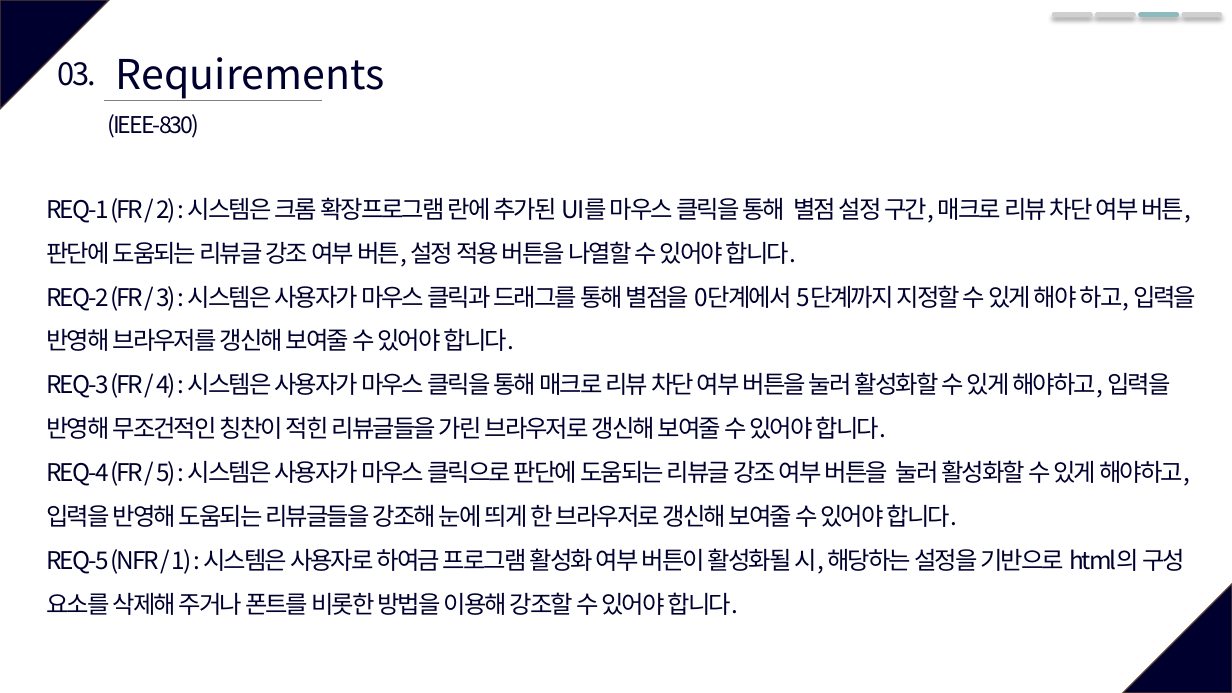
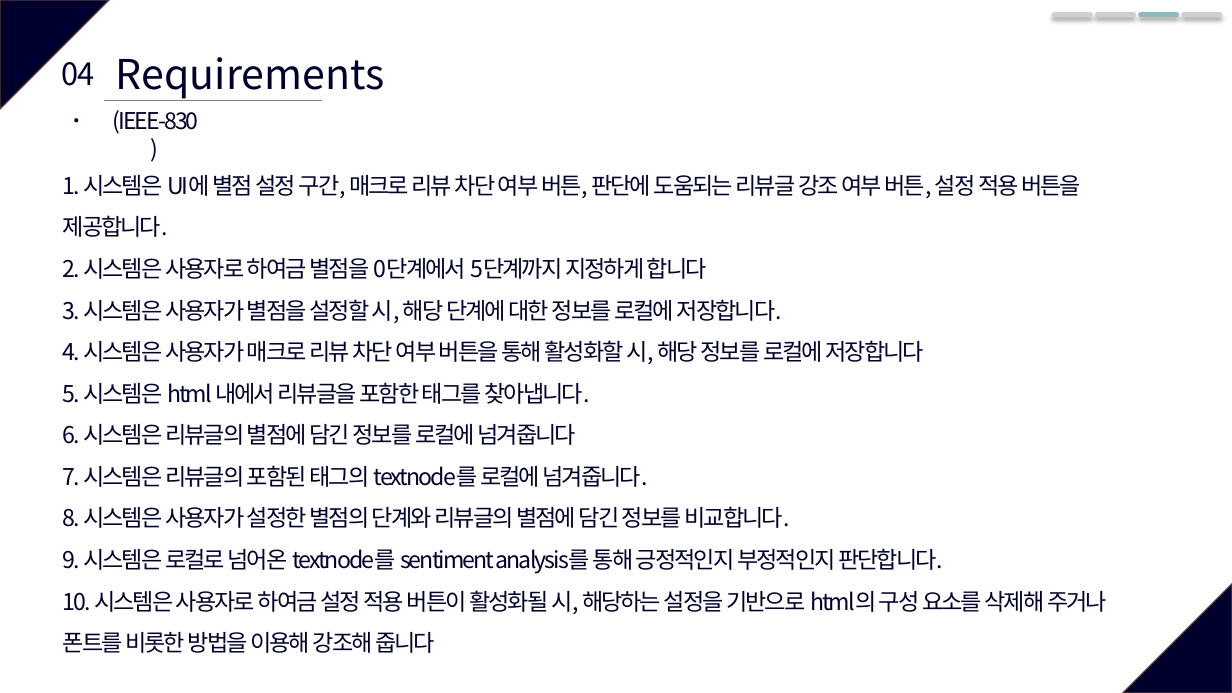
Before and after one commit to SWE-15-Team/Sentiment-Analysis-System, a slide deck: slide 8 of Checkpoint_1st.pptx (slide 9 before the commit). Drawn at 1232x693 pixels with LibreOffice and Linux fonts; fonts in the diff are those of the drawing. Boxes give left, top, right and bottom in pixels: in the first picture for what was removed or moved away, otherwise in the second. Text is boxed around its words. In the diff, an @@ line names an element or a change of style, - is before the commit and + after.

```diff
--- a/Checkpoint_1st.pptx
+++ b/Checkpoint_1st.pptx
@@ text at bbox=[62, 62, 94, 86]: text changed @@
-03.
+04.
@@ text "(IEEE-830)" at bbox=[112, 110, 198, 134]: alignment left to centre @@
@@ text at bbox=[63, 175, 1107, 653]: text changed; size 19 to 18 pt @@
-REQ-1 (FR / 2) : 시스템은 크롬 확장프로그램 란에 추가된 UI를 마우스 클릭을 통해 별점 설정 구간, 매크로 리뷰 차단 여부 버튼, 판단에 도움되는 리뷰글 강조 여부 버튼, 설정 적용 버튼을 나열할 수 있어야 합니다.
-REQ-2 (FR / 3) : 시스템은 사용자가 마우스 클릭과 드래그를 통해 별점을 0단계에서 5단계까지 지정할 수 있게 해야 하고, 입력을 반영해 브라우저를 갱신해 보여줄 수 있어야 합니다.
-REQ-3 (FR / 4) : 시스템은 사용자가 마우스 클릭을 통해 매크로 리뷰 차단 여부 버튼을 눌러 활성화할 수 있게 해야하고, 입력을 반영해 무조건적인 칭찬이 적힌 리뷰글들을 가린 브라우저로 갱신해 보여줄 수 있어야 합니다.
-REQ-4 (FR / 5) : 시스템은 사용자가 마우스 클릭으로 판단에 도움되는 리뷰글 강조 여부 버튼을 눌러 활성화할 수 있게 해야하고, 입력을 반영해 도움되는 리뷰글들을 강조해 눈에 띄게 한 브라우저로 갱신해 보여줄 수 있어야 합니다.
-REQ-5 (NFR / 1) : 시스템은 사용자로 하여금 프로그램 활성화 여부 버튼이 활성화될 시, 해당하는 설정을 기반으로 html의 구성 요소를 삭제해 주거나 폰트를 비롯한 방법을 이용해 강조할 수 있어야 합니다.
+1. 시스템은 UI에 별점 설정 구간, 매크로 리뷰 차단 여부 버튼, 판단에 도움되는 리뷰글 강조 여부 버튼, 설정 적용 버튼을 제공합니다.
+2. 시스템은 사용자로 하여금 별점을 0단계에서 5단계까지 지정하게 합니다
+3. 시스템은 사용자가 별점을 설정할 시, 해당 단계에 대한 정보를 로컬에 저장합니다.
+4. 시스템은 사용자가 매크로 리뷰 차단 여부 버튼을 통해 활성화할 시, 해당 정보를 로컬에 저장합니다
+5. 시스템은 html 내에서 리뷰글을 포함한 태그를 찾아냅니다.
+6. 시스템은 리뷰글의 별점에 담긴 정보를 로컬에 넘겨줍니다
+7. 시스템은 리뷰글의 포함된 태그의 textnode를 로컬에 넘겨줍니다.
+8. 시스템은 사용자가 설정한 별점의 단계와 리뷰글의 별점에 담긴 정보를 비교합니다.
+9. 시스템은 로컬로 넘어온 textnode를 sentiment analysis를 통해 긍정적인지 부정적인지 판단합니다.
+10. 시스템은 사용자로 하여금 설정 적용 버튼이 활성화될 시, 해당하는 설정을 기반으로 html의 구성 요소를 삭제해 주거나 폰트를 비롯한 방법을 이용해 강조해 줍니다
```
Also in this commit, not shown: 9 other slides changed, 2 slides added, 9 slides removed, 1 other file.
